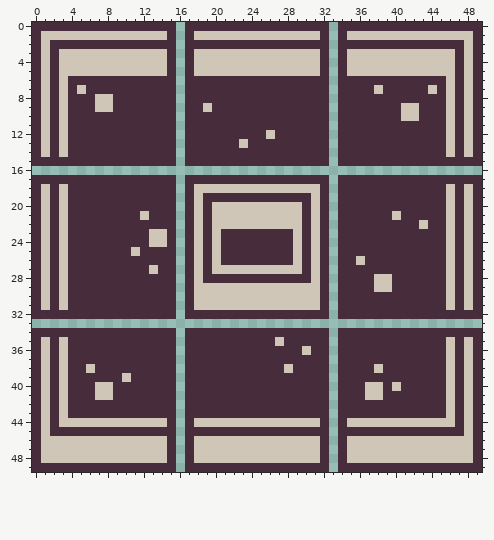
Edited in one commit: pixel-art sprite (Sprites/Wall.png). That is the earlier state.
The file is 50x50 pixels.
After:
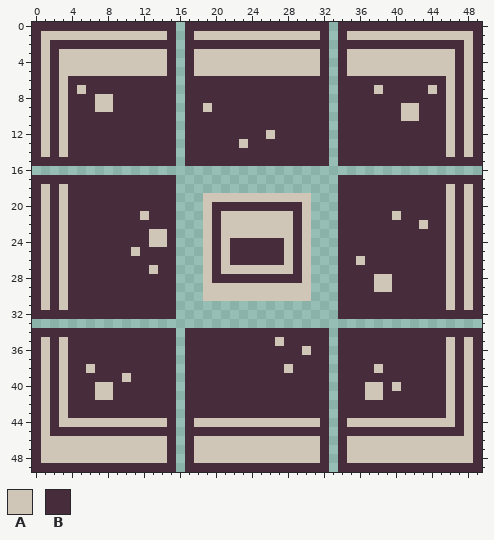
Palette (. is transparent): A #cfc6b8  B #472d3c
Changes in this commit:
{"y":17,"x":17,"old":"BBBBBBBBBBBBBBBB","new":"................"}
{"y":18,"x":17,"old":"BAAAAAAAAAAAAAAB","new":"................"}
{"y":19,"x":17,"old":"BABBBBBBBBBBBBAB","new":"..AAAAAAAAAAAA.."}
{"y":20,"x":17,"old":"BABAAAAAAAAAABAB","new":"..ABBBBBBBBBBA.."}
{"y":21,"x":17,"old":"BABA","new":"..AB"}
{"y":21,"x":29,"old":"ABAB","new":"BA.."}
{"y":22,"x":17,"old":"BABA","new":"..AB"}
{"y":22,"x":29,"old":"ABAB","new":"BA.."}
{"y":23,"x":17,"old":"BABABBBBBBBBABAB","new":"..ABAAAAAAAABA.."}
{"y":24,"x":17,"old":"BABAB","new":"..ABA"}
{"y":24,"x":28,"old":"BABAB","new":"ABA.."}
{"y":25,"x":17,"old":"BABAB","new":"..ABA"}
{"y":25,"x":28,"old":"BABAB","new":"ABA.."}
{"y":26,"x":17,"old":"BABAB","new":"..ABA"}
{"y":26,"x":28,"old":"BABAB","new":"ABA.."}
{"y":27,"x":17,"old":"BABA","new":"..AB"}
{"y":27,"x":29,"old":"ABAB","new":"BA.."}
{"y":28,"x":17,"old":"BAB","new":"..A"}
{"y":28,"x":30,"old":"BAB","new":"A.."}
{"y":29,"x":17,"old":"BA","new":".."}
{"y":29,"x":31,"old":"AB","new":".."}
{"y":30,"x":17,"old":"BA","new":".."}
{"y":30,"x":31,"old":"AB","new":".."}
{"y":31,"x":17,"old":"BAAAAAAAAAAAAAAB","new":"................"}
{"y":32,"x":17,"old":"BBBBBBBBBBBBBBBB","new":"................"}
{"label":"changed","picture_box":[185,175,329,319]}
